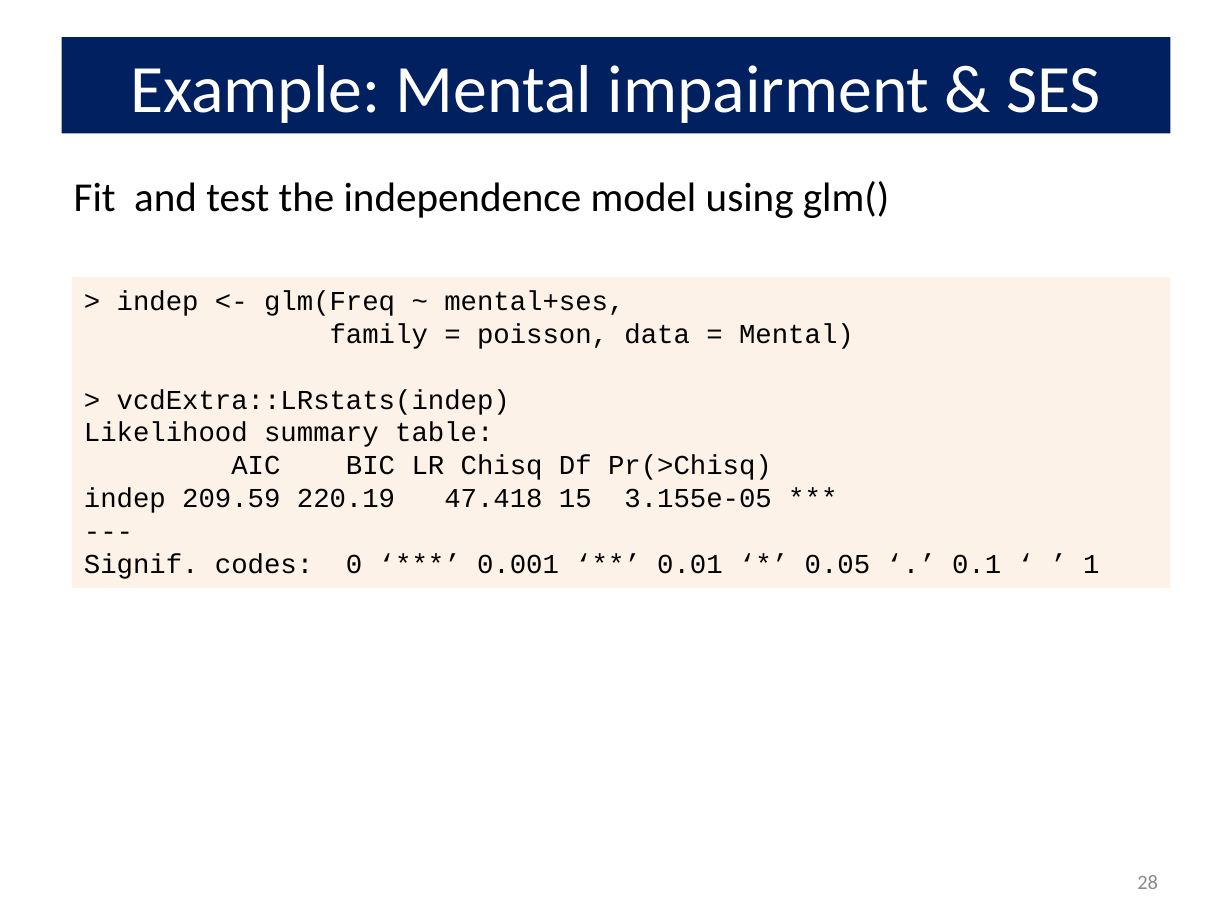
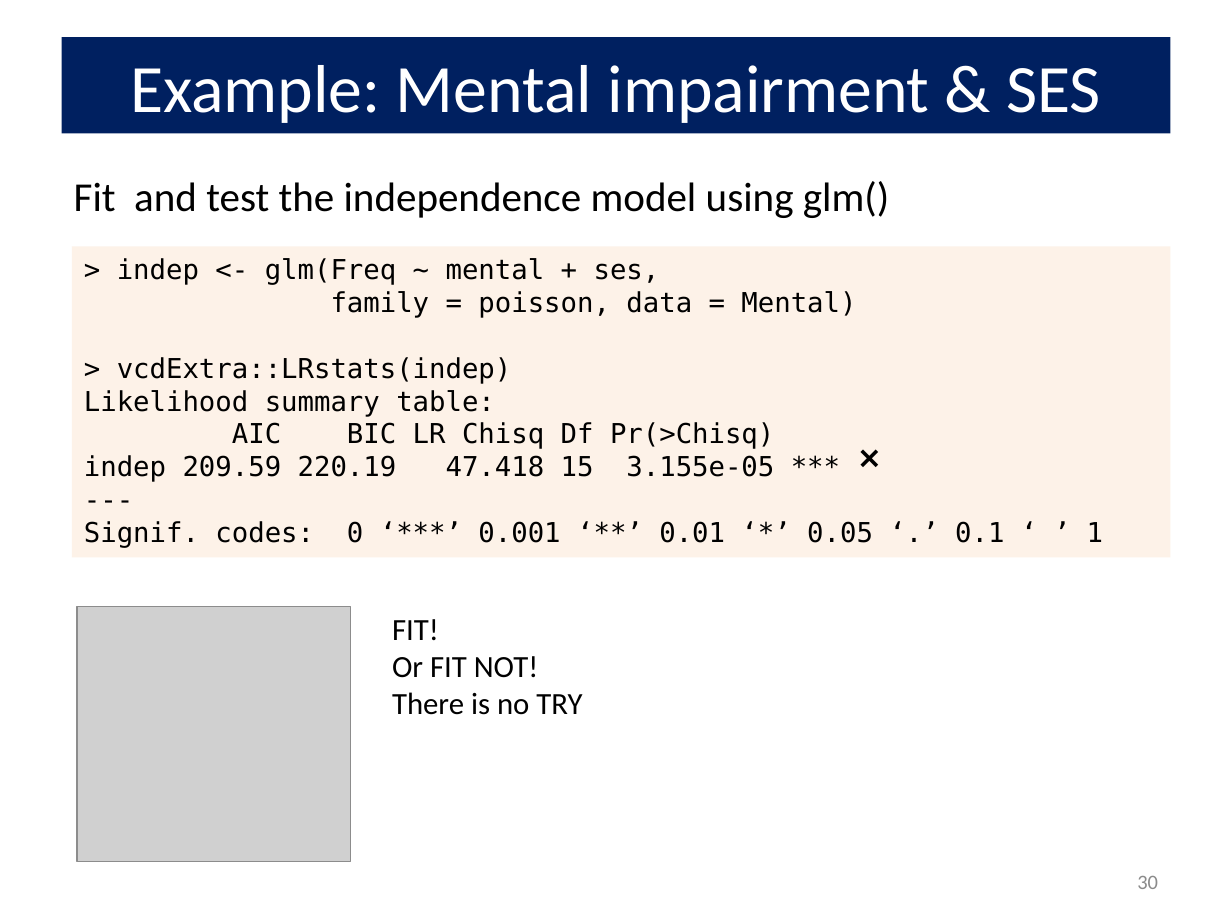
Before and after one commit to friendly/psy6136, a slide deck: slide 30 of docs/lectures/08-Loglin2.pptx (slide 28 before the commit). Drawn at 1232x924 pixels with LibreOffice and Linux fonts; fonts in the diff are those of the drawing; grey boxes stand for pictures. Boxes give left, top, right and bottom in pixels: in the first picture for what was removed or moved away, otherwise in the second. Text is boxed around its words. In the diff, an @@ line names an element or a change of style, - is before the commit and + after.

```diff
--- a/docs/lectures/08-Loglin2.pptx
+++ b/docs/lectures/08-Loglin2.pptx
@@ rectangle "> indep <- glm(Freq ~ ...": place and size @@
-rectangle "> indep <- glm(Freq ~ ..." at [71, 277, 1170, 588]
+rectangle "> indep <- glm(Freq ~ ..." at [71, 246, 1170, 557]
@@ text in rectangle at [117, 258, 660, 285]: text changed; font Courier New to DejaVu Sans Mono @@
-> indep <- glm(Freq ~ mental+ses,
+> indep <- glm(Freq ~ mental + ses,
@@ text in rectangle at [84, 291, 1103, 548]: font Courier New to DejaVu Sans Mono in "family = poisson, data = Mental)", "> vcdExtra::LRstats(indep)", "Likelihood summary table:", "AIC BIC LR Chisq Df Pr(>Chisq)" and 3 more places @@
@@ text added at [848, 432, 919, 482], 18 pt, text #000000 @@
+❌
@@ picture added at [78, 606, 351, 861] @@
@@ text added at [392, 619, 582, 715], 18 pt, text #000000 @@
+FIT!
+Or FIT NOT!
+There is no TRY
@@ page number at [1137, 876, 1158, 889]: text changed @@
-28
+30
```
Also in this commit, not shown: 30 other slides changed, 3 slides added, 26 other files.
